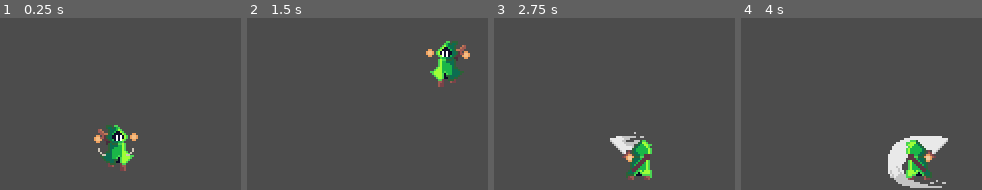
Above: before the commit, frames 1-4 (left to right).
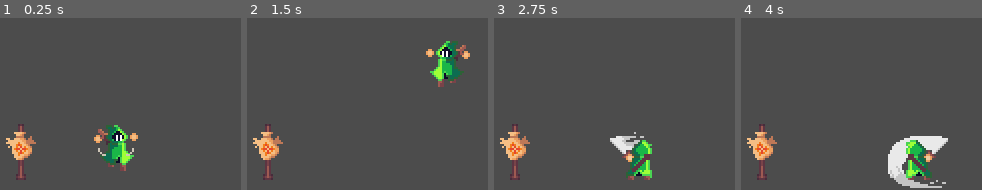
Above: after the commit, the same moments.

Repository: KrzysztofStaron/actionPlatformer
Game: Godot game, scene res://scenes/game.tscn
The game is run twice, just before and just after one commit, with the same random seed, the same clock (stepped at 60 frames per second) and the same inputs. Before the commit the project starts from res://game.tscn.
Inputs (mouse positions are in pixels of both pictures, inside the frame that each line leads up to):
- Up to frame 1 (0.25 s): no input
- Up to frame 2 (1.5 s): move the mouse to (outside the picture) at 0.52 s; press the mouse at (outside the picture) at 0.53 s; hold D (move_right) 0.53-1.28 s; tap Space (jump) at 0.77 s; move the mouse to (outside the picture) at 1.27 s; release the mouse at (outside the picture) at 1.28 s; hold A (move_left) from 1.28 s (still down); tap Ctrl (walk) at 1.35 s
- Up to frame 3 (2.75 s): tap Space (jump) at 1.52 s; move the mouse to (outside the picture) at 2.02 s; release A (move_left) at 2.03 s; press the mouse at (outside the picture) at 2.03 s; hold D (move_right) from 2.03 s (still down)
- Up to frame 4 (4 s): move the mouse to (875, 74) at 2.77 s; release the mouse at (875, 74) at 2.78 s; tap Ctrl (walk) at 2.85 s; tap Space (jump) at 3.02, 3.77 s; move the mouse to (outside the picture) at 3.52 s; release D (move_right) at 3.53 s; press the mouse at (outside the picture) at 3.53 s; hold A (move_left) from 3.53 s (still down)

The runs differ from the first frame. In frame 1, 1.4% of the frame differs, in the area x 2-15%, y 61-95%; in frame 2, 1.4%; in frame 3, 1.4%; in frame 4, 1.4%.

Commit message:
basic fight system

Diff:
--- /dev/null
+++ b/enemies/dummy/dummy.gd
@@ -0,0 +1 @@
+extends Enemy
--- /dev/null
+++ b/enemies/dummy/dummy.tscn
@@ -0,0 +1,178 @@
+[gd_scene load_steps=9 format=2]
+
+[ext_resource path="res://enemies/enemyBase.tscn" type="PackedScene" id=1]
+[ext_resource path="res://enemies/dummy/dummy.png" type="Texture" id=2]
+[ext_resource path="res://enemies/dummy/dummy.gd" type="Script" id=3]
+
+[sub_resource type="CapsuleShape2D" id=4]
+radius = 6.0
+height = 16.0
+
+[sub_resource type="Animation" id=1]
+length = 0.001
+tracks/0/type = "value"
+tracks/0/path = NodePath("Sprite:frame")
+tracks/0/interp = 1
+tracks/0/loop_wrap = true
+tracks/0/imported = false
+tracks/0/enabled = true
+tracks/0/keys = {
+"times": PoolRealArray( 0 ),
+"transitions": PoolRealArray( 1 ),
+"update": 0,
+"values": [ 1 ]
+}
+
+[sub_resource type="Animation" id=5]
+resource_name = "death"
+length = 0.1
+tracks/0/type = "method"
+tracks/0/path = NodePath(".")
+tracks/0/interp = 1
+tracks/0/loop_wrap = true
+tracks/0/imported = false
+tracks/0/enabled = true
+tracks/0/keys = {
+"times": PoolRealArray( 0 ),
+"transitions": PoolRealArray( 1 ),
+"values": [ {
+"args": [  ],
+"method": "queue_free"
+} ]
+}
+
+[sub_resource type="Animation" id=2]
+resource_name = "hit"
+length = 0.5
+tracks/0/type = "value"
+tracks/0/path = NodePath("Sprite:texture")
+tracks/0/interp = 1
+tracks/0/loop_wrap = true
+tracks/0/imported = false
+tracks/0/enabled = true
+tracks/0/keys = {
+"times": PoolRealArray( 0 ),
+"transitions": PoolRealArray( 1 ),
+"update": 1,
+"values": [ ExtResource( 2 ) ]
+}
+tracks/1/type = "value"
+tracks/1/path = NodePath("Sprite:hframes")
+tracks/1/interp = 1
+tracks/1/loop_wrap = true
+tracks/1/imported = false
+tracks/1/enabled = true
+tracks/1/keys = {
+"times": PoolRealArray( 0 ),
+"transitions": PoolRealArray( 1 ),
+"update": 1,
+"values": [ 3 ]
+}
+tracks/2/type = "value"
+tracks/2/path = NodePath("Sprite:vframes")
+tracks/2/interp = 1
+tracks/2/loop_wrap = true
+tracks/2/imported = false
+tracks/2/enabled = true
+tracks/2/keys = {
+"times": PoolRealArray( 0 ),
+"transitions": PoolRealArray( 1 ),
+"update": 1,
+"values": [ 2 ]
+}
+tracks/3/type = "value"
+tracks/3/path = NodePath("Sprite:frame")
+tracks/3/interp = 1
+tracks/3/loop_wrap = true
+tracks/3/imported = false
+tracks/3/enabled = true
+tracks/3/keys = {
+"times": PoolRealArray( 0, 0.1, 0.2, 0.3, 0.4 ),
+"transitions": PoolRealArray( 1, 1, 1, 1, 1 ),
+"update": 1,
+"values": [ 0, 1, 2, 3, 4 ]
+}
+tracks/4/type = "value"
+tracks/4/path = NodePath("AnimationPlayer:playback_speed")
+tracks/4/interp = 1
+tracks/4/loop_wrap = true
+tracks/4/imported = false
+tracks/4/enabled = true
+tracks/4/keys = {
+"times": PoolRealArray( 0 ),
+"transitions": PoolRealArray( 1 ),
+"update": 0,
+"values": [ 0.7 ]
+}
+
+[sub_resource type="Animation" id=3]
+resource_name = "idle"
+length = 0.1
+loop = true
+tracks/0/type = "value"
+tracks/0/path = NodePath("Sprite:texture")
+tracks/0/interp = 1
+tracks/0/loop_wrap = true
+tracks/0/imported = false
+tracks/0/enabled = true
+tracks/0/keys = {
+"times": PoolRealArray( 0 ),
+"transitions": PoolRealArray( 1 ),
+"update": 1,
+"values": [ ExtResource( 2 ) ]
+}
+tracks/1/type = "value"
+tracks/1/path = NodePath("Sprite:hframes")
+tracks/1/interp = 1
+tracks/1/loop_wrap = true
+tracks/1/imported = false
+tracks/1/enabled = true
+tracks/1/keys = {
+"times": PoolRealArray( 0 ),
+"transitions": PoolRealArray( 1 ),
+"update": 1,
+"values": [ 3 ]
+}
+tracks/2/type = "value"
+tracks/2/path = NodePath("Sprite:vframes")
+tracks/2/interp = 1
+tracks/2/loop_wrap = true
+tracks/2/imported = false
+tracks/2/enabled = true
+tracks/2/keys = {
+"times": PoolRealArray( 0 ),
+"transitions": PoolRealArray( 1 ),
+"update": 1,
+"values": [ 2 ]
+}
+tracks/3/type = "value"
+tracks/3/path = NodePath("Sprite:frame")
+tracks/3/interp = 1
+tracks/3/loop_wrap = true
+tracks/3/imported = false
+tracks/3/enabled = true
+tracks/3/keys = {
+"times": PoolRealArray( 0 ),
+"transitions": PoolRealArray( 1 ),
+"update": 1,
+"values": [ 0 ]
+}
+
+[node name="dummy" instance=ExtResource( 1 )]
+script = ExtResource( 3 )
+
+[node name="hitbox" parent="hitbox" index="0"]
+shape = SubResource( 4 )
+
+[node name="Sprite" parent="." index="3"]
+texture = ExtResource( 2 )
+hframes = 3
+vframes = 2
+frame = 1
+
+[node name="AnimationPlayer" parent="." index="4"]
+playback_speed = 0.7
+anims/RESET = SubResource( 1 )
+anims/death = SubResource( 5 )
+anims/hit = SubResource( 2 )
+anims/idle = SubResource( 3 )
--- a/enemies/enemyBase.gd
+++ b/enemies/enemyBase.gd
@@ -9,7 +9,9 @@
 
 func _process(_delta: float) -> void:
 	if health <= 0:
-		queue_free()
+		$AnimationPlayer.play("death")
 
 func takeDamage(dmg: int):
+	$AnimationPlayer.play("hit")
+	print(name, "Dmg: ", dmg)
 	health -= dmg
--- a/enemies/enemyBase.tscn
+++ b/enemies/enemyBase.tscn
@@ -1,14 +1,19 @@
-[gd_scene load_steps=3 format=2]
+[gd_scene load_steps=2 format=2]
 
 [ext_resource path="res://enemies/enemyBase.gd" type="Script" id=1]
-
-[sub_resource type="CapsuleShape2D" id=1]
 
 [node name="enemyBase" type="KinematicBody2D"]
 script = ExtResource( 1 )
 
-[node name="CollisionShape2D" type="CollisionShape2D" parent="."]
-shape = SubResource( 1 )
+[node name="atackbox" type="Area2D" parent="."]
+modulate = Color( 1, 0, 0, 1 )
+
+[node name="hitbox" type="Area2D" parent="."]
+
+[node name="hitbox" type="CollisionShape2D" parent="hitbox"]
+self_modulate = Color( 0.0196078, 0.952941, 1, 1 )
+
+[node name="states" type="Node2D" parent="."]
 
 [node name="Sprite" type="Sprite" parent="."]
 
--- a/enemies/test/testEnemy.tscn
+++ /dev/null
@@ -1,5 +0,0 @@
-[gd_scene load_steps=2 format=2]
-
-[ext_resource path="res://enemies/enemyBase.tscn" type="PackedScene" id=1]
-
-[node name="enemyBase" instance=ExtResource( 1 )]
--- a/player/player.gd
+++ b/player/player.gd
@@ -13,6 +13,8 @@
 export var jumpHeight := -90
 export var dust : PackedScene
 export var summonDust := false
+
+export var atackDamage : int
 
 onready var animation := $playerAnimations
 var grounded := true
@@ -57,9 +59,9 @@
 	var sprite := $Sprite
 
 	if dir == -1:
-		sprite.set_flip_h(true)
+		sprite.set_scale(Vector2(-1, 1))
 	elif dir == 1:
-		sprite.set_flip_h(false)
+		sprite.set_scale(Vector2(1, 1))
 
 	velocity.y = move_toward(velocity.y, maxGravitation, gravitation * delta)
 	velocity.x = move_toward(velocity.x, maxSpeed * dir * speedMultiplayer, step * delta)
@@ -88,6 +90,11 @@
 		"swordAtack":
 			atackBlock = false
 
+func atack():
+	var objects = $Sprite/atackbox.get_overlapping_areas()
+	for object in objects:
+		if object.get_node("..") is Enemy:
+			object.get_node("..").takeDamage(atackDamage)
 
 func update_gronded() -> void:
 	var bodies = $groundSensor.get_overlapping_bodies()
--- a/player/player.tscn
+++ b/player/player.tscn
@@ -7,12 +7,30 @@
 [ext_resource path="res://player/textures/playerJump.png" type="Texture" id=5]
 [ext_resource path="res://player/dust/dust.tscn" type="PackedScene" id=6]
 
+[sub_resource type="RectangleShape2D" id=25]
+extents = Vector2( 5, 10.5 )
+
 [sub_resource type="CapsuleShape2D" id=24]
 radius = 6.0
 height = 10.0
 
 [sub_resource type="CircleShape2D" id=12]
 radius = 3.0
+
+[sub_resource type="Animation" id=26]
+length = 0.001
+tracks/0/type = "value"
+tracks/0/path = NodePath("Sprite/atackbox/box:shape")
+tracks/0/interp = 1
+tracks/0/loop_wrap = true
+tracks/0/imported = false
+tracks/0/enabled = true
+tracks/0/keys = {
+"times": PoolRealArray( 0 ),
+"transitions": PoolRealArray( 1 ),
+"update": 0,
+"values": [ SubResource( 25 ) ]
+}
 
 [sub_resource type="Animation" id=23]
 resource_name = "falling"
@@ -388,7 +406,6 @@
 [sub_resource type="Animation" id=19]
 resource_name = "swordAtack"
 length = 1.8
-step = 0.05
 tracks/0/type = "value"
 tracks/0/path = NodePath("Sprite:texture")
 tracks/0/interp = 1
@@ -461,6 +478,35 @@
 "update": 0,
 "values": [ 0.05, 0.05, 0.25, 0.05, 0.05, 0.3, 0.05 ]
 }
+tracks/6/type = "method"
+tracks/6/path = NodePath(".")
+tracks/6/interp = 1
+tracks/6/loop_wrap = true
+tracks/6/imported = false
+tracks/6/enabled = true
+tracks/6/keys = {
+"times": PoolRealArray( 0.6, 1.2 ),
+"transitions": PoolRealArray( 1, 1 ),
+"values": [ {
+"args": [  ],
+"method": "atack"
+}, {
+"args": [  ],
+"method": "atack"
+} ]
+}
+tracks/7/type = "value"
+tracks/7/path = NodePath(".:atackDamage")
+tracks/7/interp = 1
+tracks/7/loop_wrap = true
+tracks/7/imported = false
+tracks/7/enabled = true
+tracks/7/keys = {
+"times": PoolRealArray( 0 ),
+"transitions": PoolRealArray( 1 ),
+"update": 1,
+"values": [ 25 ]
+}
 
 [sub_resource type="Animation" id=18]
 resource_name = "walk"
@@ -542,21 +588,28 @@
 [node name="player" type="KinematicBody2D"]
 script = ExtResource( 2 )
 step = 250
-speedMultiplayer = 0.8
+speedMultiplayer = 0.05
 gravitation = 200
 maxGravitation = 310
 jumpHeight = -150
 dust = ExtResource( 6 )
 summonDust = true
+atackDamage = 10
 
 [node name="Sprite" type="Sprite" parent="."]
-texture = ExtResource( 5 )
-hframes = 4
+texture = ExtResource( 4 )
+hframes = 5
 vframes = 4
-frame = 3
-
-[node name="CollisionShape2D" type="CollisionShape2D" parent="."]
-self_modulate = Color( 0.0196078, 0.952941, 1, 1 )
+frame = 17
+
+[node name="atackbox" type="Area2D" parent="Sprite"]
+
+[node name="box" type="CollisionShape2D" parent="Sprite/atackbox"]
+self_modulate = Color( 1, 0, 0, 1 )
+position = Vector2( 12, 0.5 )
+shape = SubResource( 25 )
+
+[node name="hitbox" type="CollisionShape2D" parent="."]
 shape = SubResource( 24 )
 
 [node name="groundSensor" type="Area2D" parent="."]
@@ -568,7 +621,8 @@
 shape = SubResource( 12 )
 
 [node name="playerAnimations" type="AnimationPlayer" parent="."]
-playback_speed = 2.5
+playback_speed = 1.4
+anims/RESET = SubResource( 26 )
 anims/falling = SubResource( 23 )
 anims/idle = SubResource( 14 )
 anims/jump = SubResource( 21 )
--- a/project.godot
+++ b/project.godot
@@ -21,7 +21,7 @@
 [application]
 
 config/name="actionPlatformer"
-run/main_scene="res://game.tscn"
+run/main_scene="res://scenes/game.tscn"
 config/icon="res://assets/GameIcon.png"
 config/windows_native_icon="res://assets/GameIcon.ico"
 
--- a/game.tscn
+++ b/scenes/game.tscn
@@ -1,15 +1,20 @@
-[gd_scene load_steps=4 format=2]
+[gd_scene load_steps=5 format=2]
 
 [ext_resource path="res://default_env.tres" type="Environment" id=1]
-[ext_resource path="res://player/player.tscn" type="PackedScene" id=2]
+[ext_resource path="res://enemies/dummy/dummy.tscn" type="PackedScene" id=2]
+[ext_resource path="res://player/player.tscn" type="PackedScene" id=3]
 
 [sub_resource type="RectangleShape2D" id=1]
 extents = Vector2( 238.5, 10 )
 
 [node name="game" type="Node2D"]
 
-[node name="player" parent="." instance=ExtResource( 2 )]
+[node name="player" parent="." instance=ExtResource( 3 )]
 position = Vector2( 145, 165 )
+
+[node name="dummy" parent="." instance=ExtResource( 2 )]
+position = Vector2( 96, 173 )
+maxHealth = 100
 
 [node name="StaticBody2D" type="StaticBody2D" parent="." groups=["ground"]]
 position = Vector2( -80, -65 )
Renamed: enemies/test/sack.png -> enemies/dummy/dummy.png
Not shown, changed: enemies/dummy/dummy.png.import
Not shown: 1 places in player/player.tscn that only renumber resources
Not shown, changed: README.md
